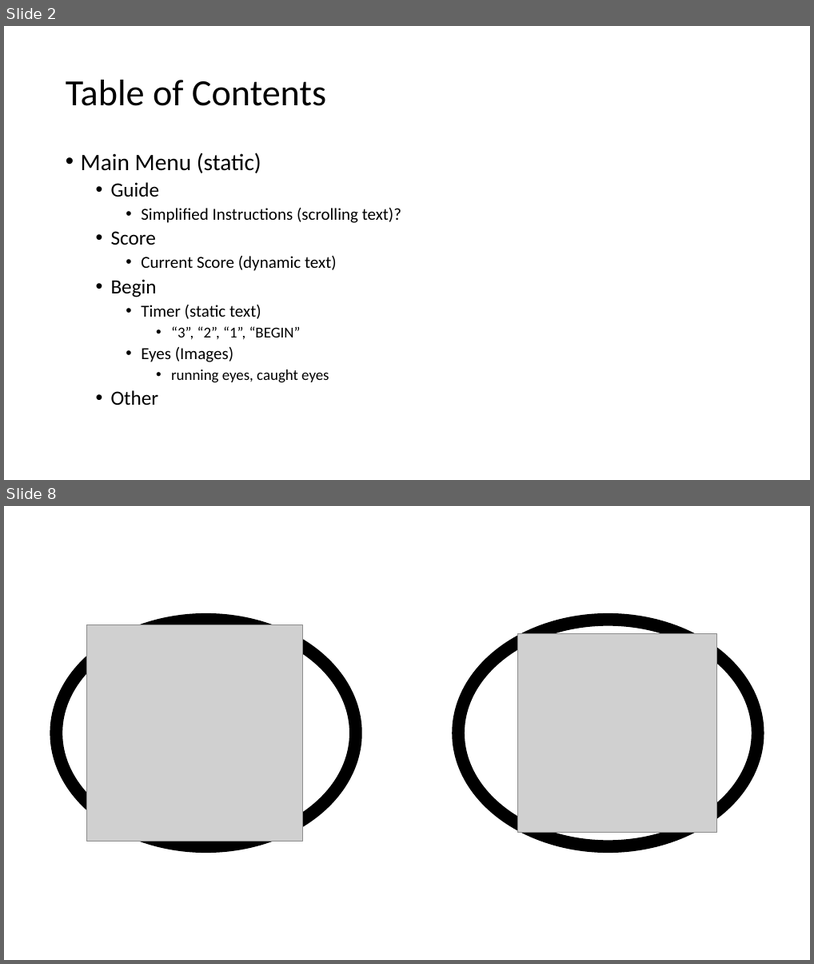
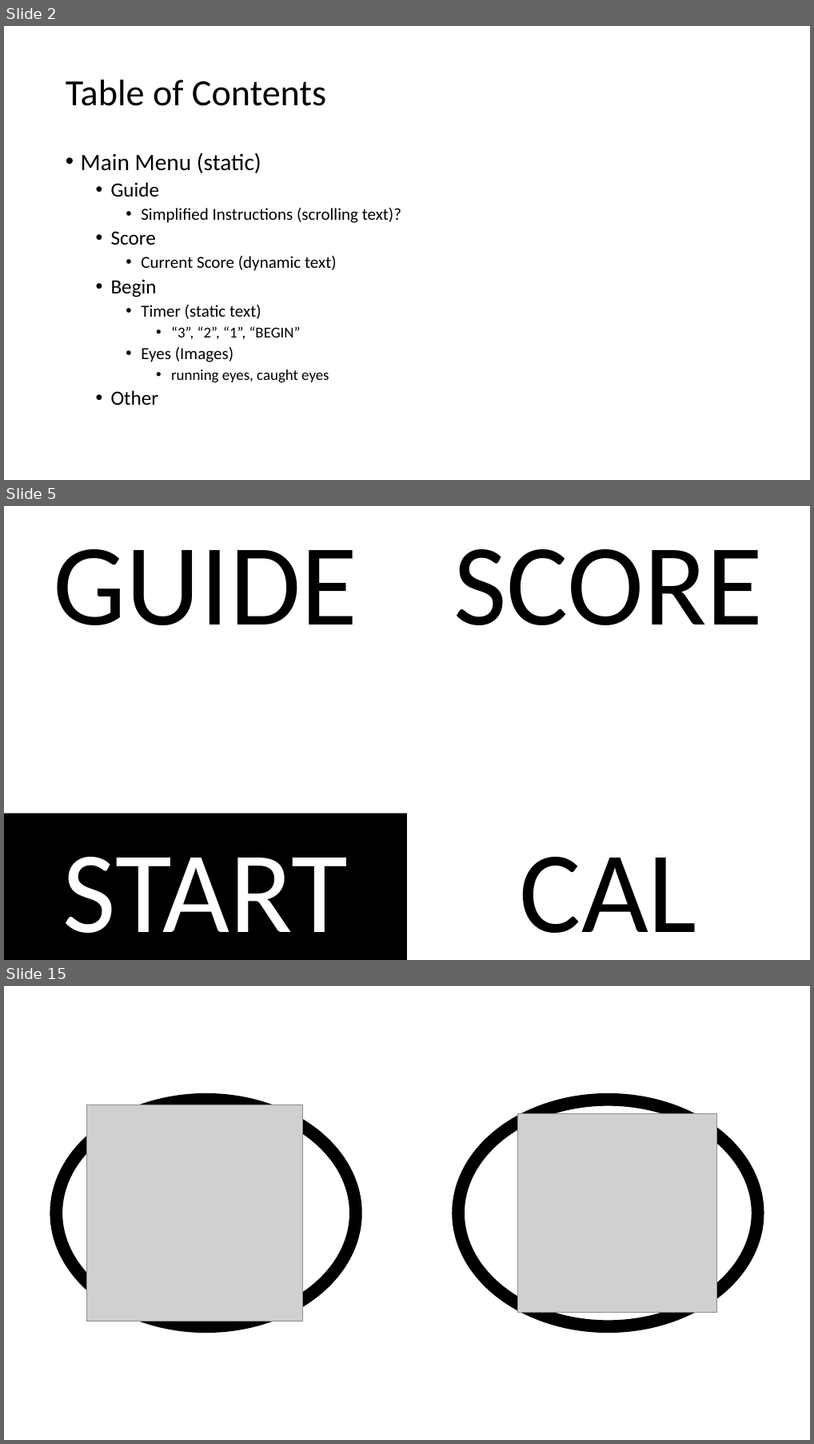
Before and after one commit to SimonRockhold/StrokeRehabRobotCapstone, a slide deck: Experiments/OLED_Screen/doc/screen_deck.pptx. Shown one above the other, each under a label of ours: slides 2 and 8 before the commit, slides 2, 5 and 15 after it; the slides between them are not shown. The pictures are 814x964 and 814x1444 pixels, drawn with LibreOffice and Linux fonts; fonts in the diff are those of the drawing; grey boxes stand for pictures. Boxes give left, top, right and bottom in pixels: in the first picture for what was removed or moved away, otherwise in the second. Text is boxed around its words. In the diff, an @@ line names an element or a change of style, - is before the commit and + after.

```diff
--- a/Experiments/OLED_Screen/doc/screen_deck.pptx
+++ b/Experiments/OLED_Screen/doc/screen_deck.pptx
@@ slide 5 added at (4,506,810,960), background #FFFFFF @@
@@ text added at (54,549,358,625), 138 pt, text #000000 @@
+GUIDE
@@ text added at (454,549,764,625), 138 pt, text #000000 @@
+SCORE
@@ rectangle added at (4,813,407,960), fill #000000, 138 pt, text #FFFFFF @@
+START
@@ text added at (520,856,698,932), 138 pt, text #000000 @@
+CAL
@@ what was slide 8 is now slide 15 @@
```
Also in this commit, not shown: 8 slides changed, 9 other slides added, 2 slides removed, 3 other files.
